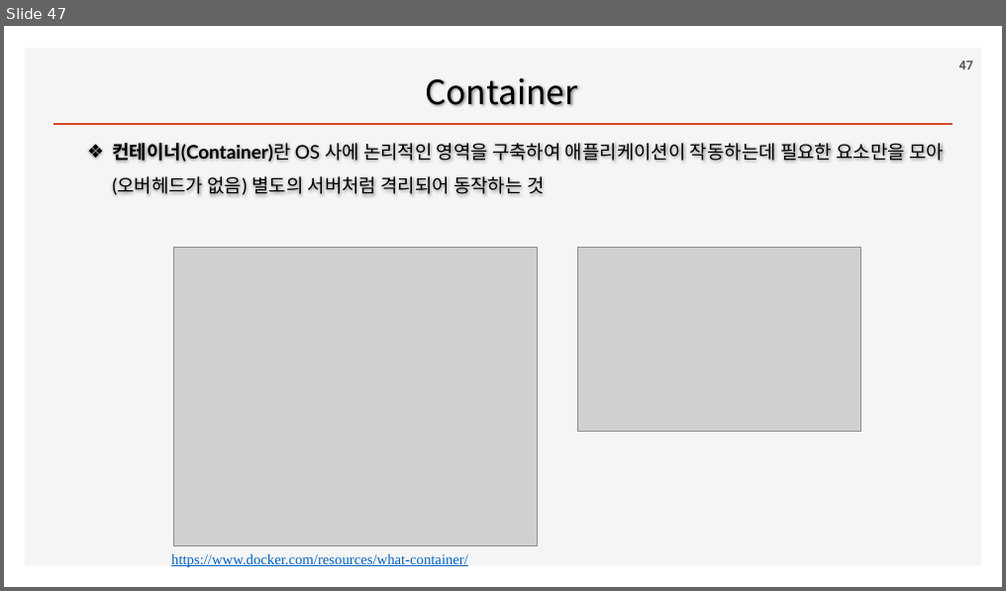
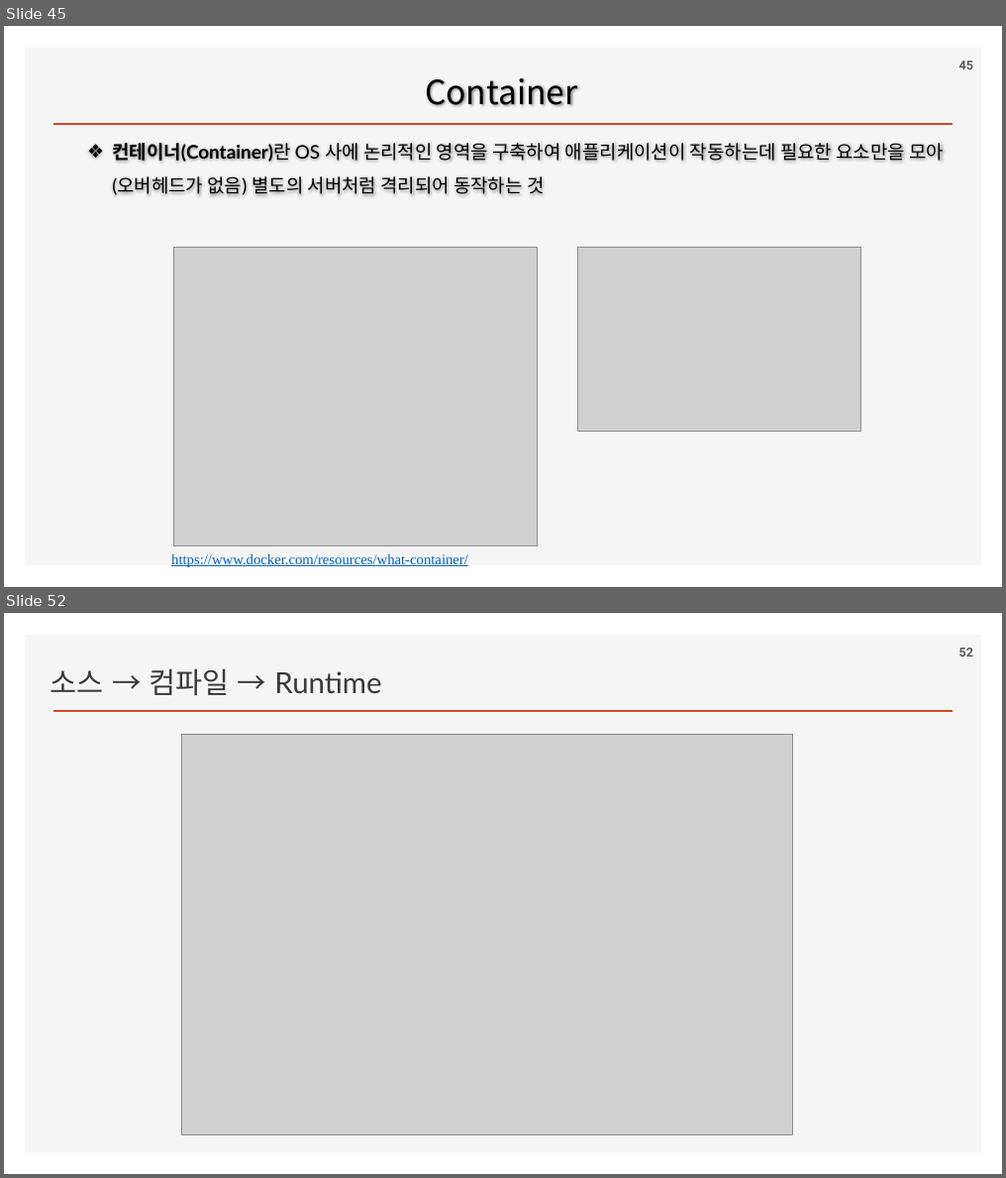
Before and after one commit to ancestor9/2026_Fall_Application-Deployment, a slide deck: App Deployment.pptx. Shown one above the other, each under a label of ours: slide 47 before the commit, slides 45 and 52 after it; the slides between them are not shown. The pictures are 1006x591 and 1006x1178 pixels, drawn with LibreOffice and Linux fonts; fonts in the diff are those of the drawing; grey boxes stand for pictures; background and template pictures are left out. Boxes give left, top, right and bottom in pixels: in the first picture for what was removed or moved away, otherwise in the second. Text is boxed around its words. In the diff, an @@ line names an element or a change of style, - is before the commit and + after.

```diff
--- a/App Deployment.pptx
+++ b/App Deployment.pptx
@@ slide 52 added at [4, 613, 1002, 1174], background #FFFFFF; not listed: 2 template elements that a slide beside it also shows @@
@@ text added at [51, 668, 381, 696], 28 pt, text #3B3838 @@
+소스 → 컴파일 → Runtime
@@ page number added at [959, 648, 973, 657], 12 pt, text #595959, bold @@
+52
@@ picture added at [182, 735, 792, 1136] @@
@@ what was slide 47 is now slide 45 @@
@@ page number at [959, 61, 973, 70]: text changed @@
-47
+45
```
Also in this commit, not shown: 3 slides changed, 9 other slides added, 2 slides removed.
